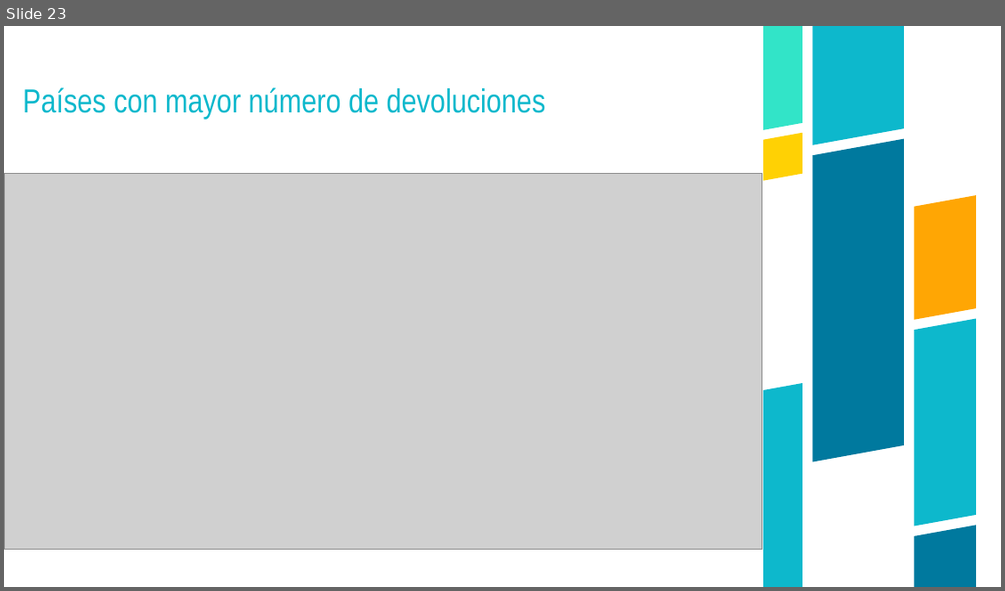
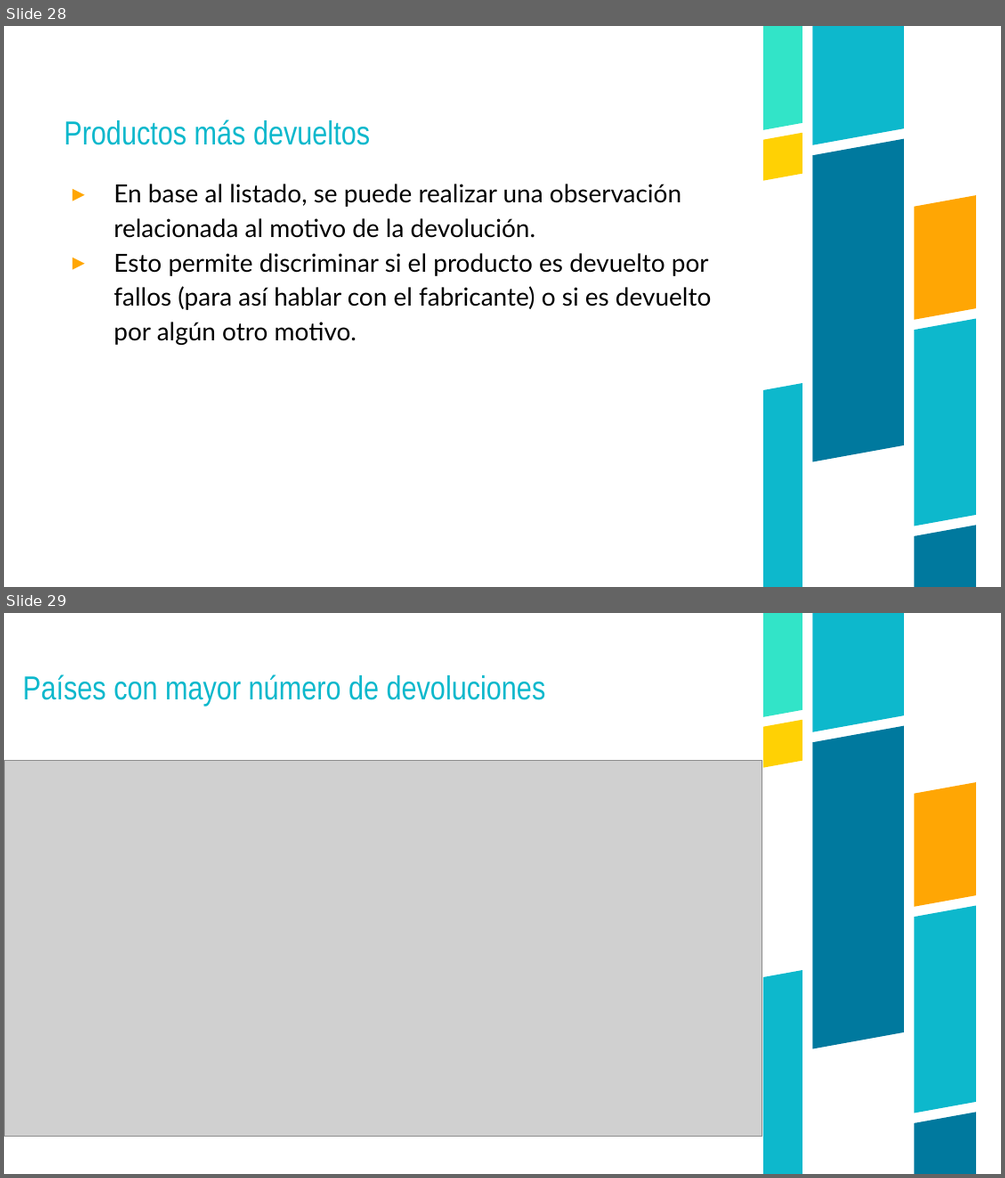
Before and after one commit to cirssax/VisualizacionDatos, a slide deck: Online retail.pptx. Shown one above the other, each under a label of ours: slide 23 before the commit, slides 28 and 29 after it. The pictures are 1005x591 and 1005x1178 pixels, drawn with LibreOffice and Linux fonts; fonts in the diff are those of the drawing; grey boxes stand for pictures. Boxes give left, top, right and bottom in pixels: in the first picture for what was removed or moved away, otherwise in the second. Text is boxed around its words. In the diff, an @@ line names an element or a change of style, - is before the commit and + after.

Commit message:
Se mejora presentacion de la base de datos y se corrigen algunos comentarios de graficos

```diff
--- a/Online retail.pptx
+++ b/Online retail.pptx
@@ slide 28 added at (4,26,1001,587), background #FFFFFF; not listed: 8 template elements that a slide beside it also shows @@
@@ title added at (64,119,370,145), 32 pt, text #0DB8CC @@
+Productos más devueltos
@@ text added at (113,184,711,345), 24 pt, text #000000 @@
+▸ En base al listado, se puede realizar una observación relacionada al motivo de la devolución.
+▸ Esto permite discriminar si el producto es devuelto por fallos (para así hablar con el fabricante) o si es devuelto por algún otro motivo.
@@ what was slide 23 is now slide 29 @@
```
Also in this commit, not shown: 3 slides changed, 9 other slides added, 1 other file.
